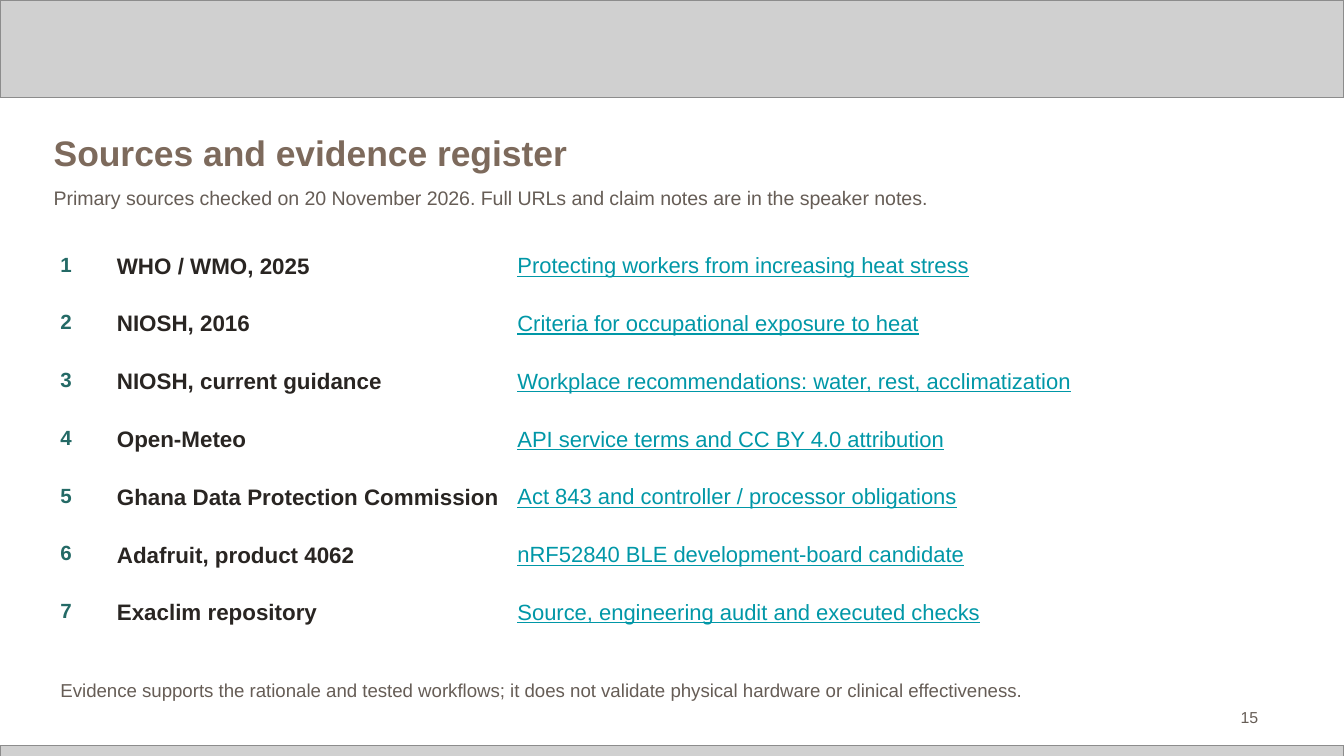
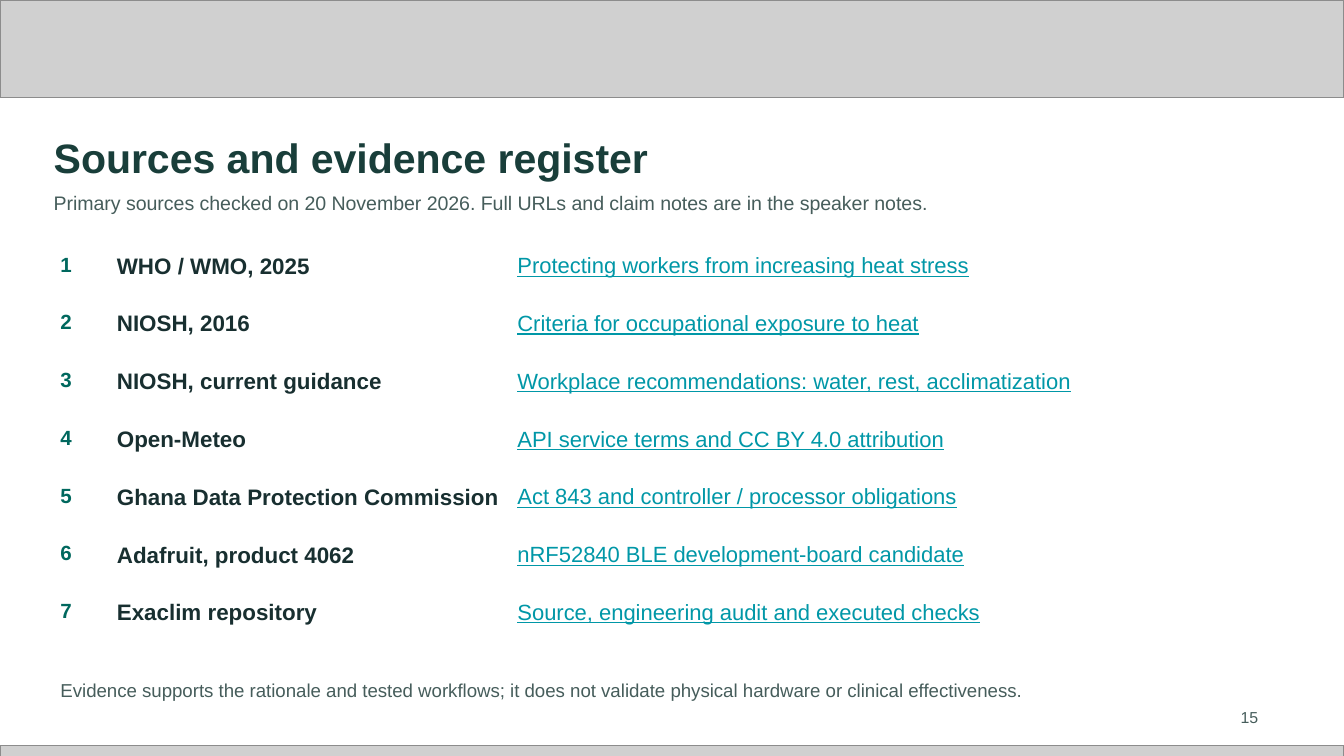
Before and after one commit to sammydamz/exaclim, a slide deck: slide 15 of downloads/submission/Exaclim_Future_Health_Submission.pptx. Drawn at 1344x756 pixels with LibreOffice and Linux fonts; fonts in the diff are those of the drawing; grey boxes stand for pictures. Boxes give left, top, right and bottom in pixels: in the first picture for what was removed or moved away, otherwise in the second. Text is boxed around its words. In the diff, an @@ line names an element or a change of style, - is before the commit and + after.

Commit message:
Improve submission slide hierarchy, evidence layout and architecture legibility

```diff
--- a/downloads/submission/Exaclim_Future_Health_Submission.pptx
+++ b/downloads/submission/Exaclim_Future_Health_Submission.pptx
@@ text "Sources and evidence register" at box(54, 143, 648, 181): size 19 to 22 pt, text colour #7D6A5C to #193E3A @@
@@ text colour #665D56 to #465D5B in 3 elements at box(1241, 712, 1259, 723), box(60, 683, 1021, 701), box(54, 196, 927, 214) @@
@@ text colour #246A66 to #00685E in 7 elements at box(60, 258, 71, 272), box(60, 314, 71, 329), box(60, 372, 71, 388), box(60, 431, 71, 445), box(60, 489, 71, 503), box(60, 545, 71, 560), box(60, 604, 71, 618) @@
@@ text colour #292522 to #182F30 in 7 elements at box(117, 258, 310, 278), box(117, 315, 250, 335), box(117, 372, 381, 394), box(117, 431, 246, 452), box(117, 488, 498, 506), box(117, 546, 354, 568), box(117, 603, 317, 625) @@
```
Also in this commit, not shown: 13 other slides changed, 7 other files.
